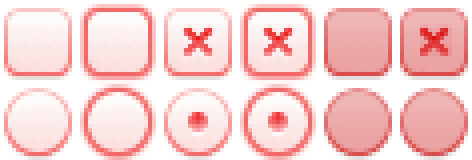
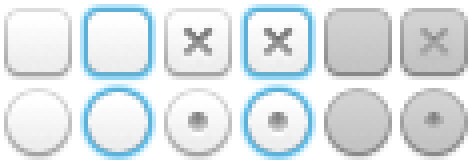
Layered file, before and after one edit (472x160). Changes by layer:
renamed "Ebenengruppe" to "gray", showed the group it (5 layers) over [4, 4, 468, 160]
added layer "x" (color burn) in group "gray" over [416, 24, 452, 60]
added layer "°" (darken) in group "gray" over [420, 108, 448, 136]
added layer "disabled-checked" in group "gray" over [400, 8, 468, 160]
renamed "Ebene-Kopie" to "disabled", painted on it over [324, 8, 392, 160]
renamed "Eingefügte Ebene #1" to "x #1", moved it into group "red" over [420, 24, 452, 56]
renamed "Eingefügte Ebene #2" to "° #1", moved it into group "red" over [424, 112, 444, 132]
renamed "Eingefügte Ebene" to "disabled & disabled-checked", moved it into group "red" over [400, 8, 468, 160]
moved "customRadioCheck.png" into group "red" over [4, 4, 392, 160]
